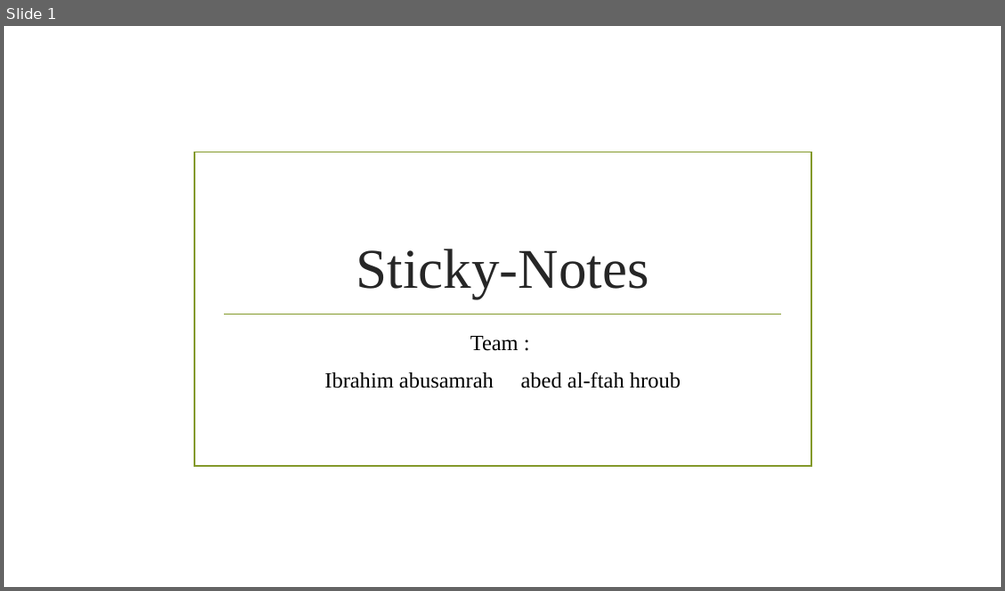
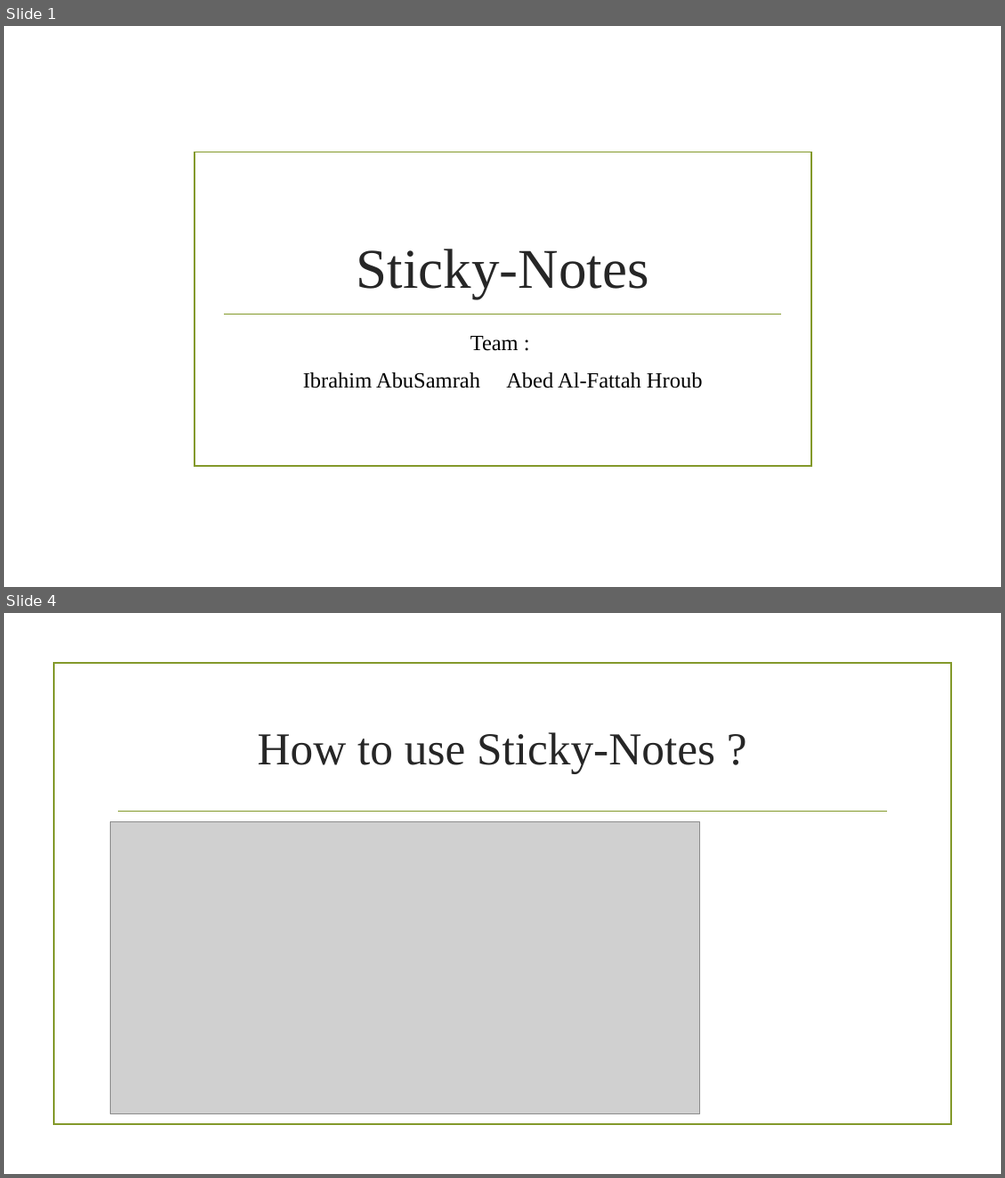
Before and after one commit to ibrahim123abusamrah/show, a slide deck: Sticky-Notes.pptx. Shown one above the other, each under a label of ours: slide 1 before the commit, slides 1 and 4 after it; the slides between them are not shown. The pictures are 1005x591 and 1005x1178 pixels, drawn with LibreOffice and Linux fonts; fonts in the diff are those of the drawing; grey boxes stand for pictures; background and template pictures are left out. Boxes give left, top, right and bottom in pixels: in the first picture for what was removed or moved away, otherwise in the second. Text is boxed around its words. In the diff, an @@ line names an element or a change of style, - is before the commit and + after.

Commit message:
ibrahim

```diff
--- a/Sticky-Notes.pptx
+++ b/Sticky-Notes.pptx
@@ slide 4 added at (4, 613, 1001, 1174), background picture (left out) @@
@@ rectangle added at (53, 663, 951, 1125), outline #83992A 1.25 pt @@
@@ title added at (258, 732, 715, 774), 44 pt, text #262626 @@
+How to use Sticky-Notes ?
@@ picture added at (110, 822, 699, 1114) @@
@@ line added from (119, 811) to (887, 811), #83992A 1.25 pt @@
@@ slide 1 changed as well @@
@@ subtitle at (303, 372, 703, 388): text changed @@
-Ibrahim abusamrah abed al-ftah hroub
+Ibrahim AbuSamrah Abed Al-Fattah Hroub
```
Also in this commit, not shown: 6 other slides added, 1 slide removed.
